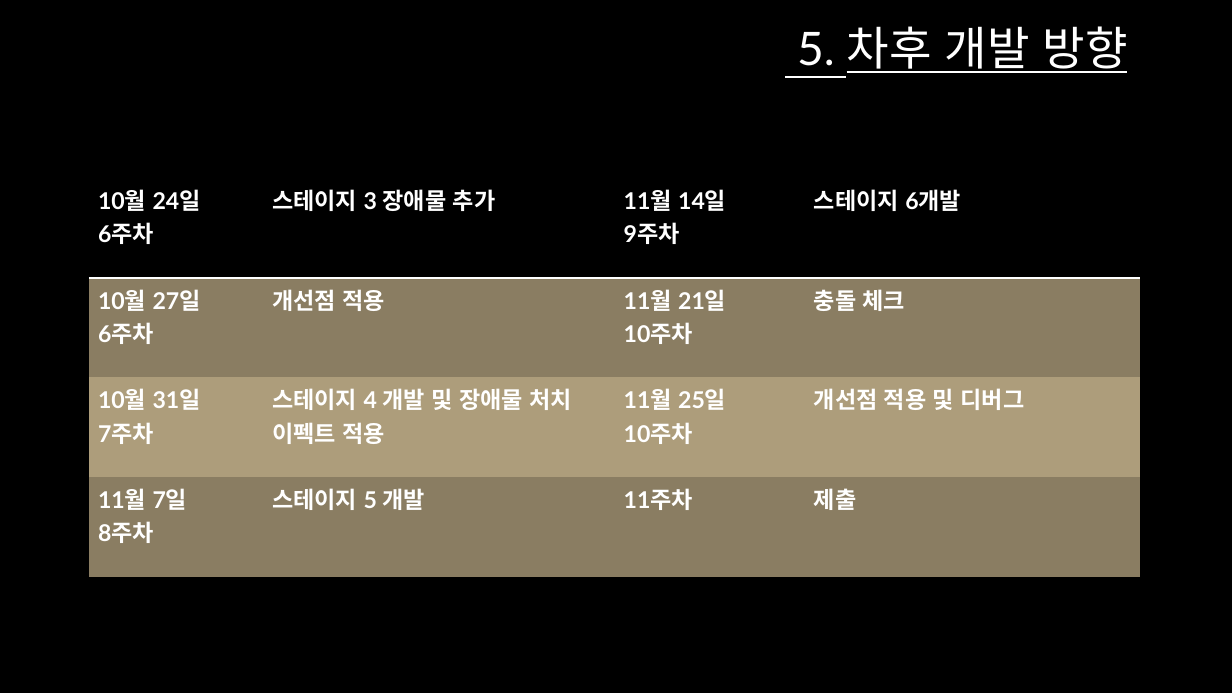
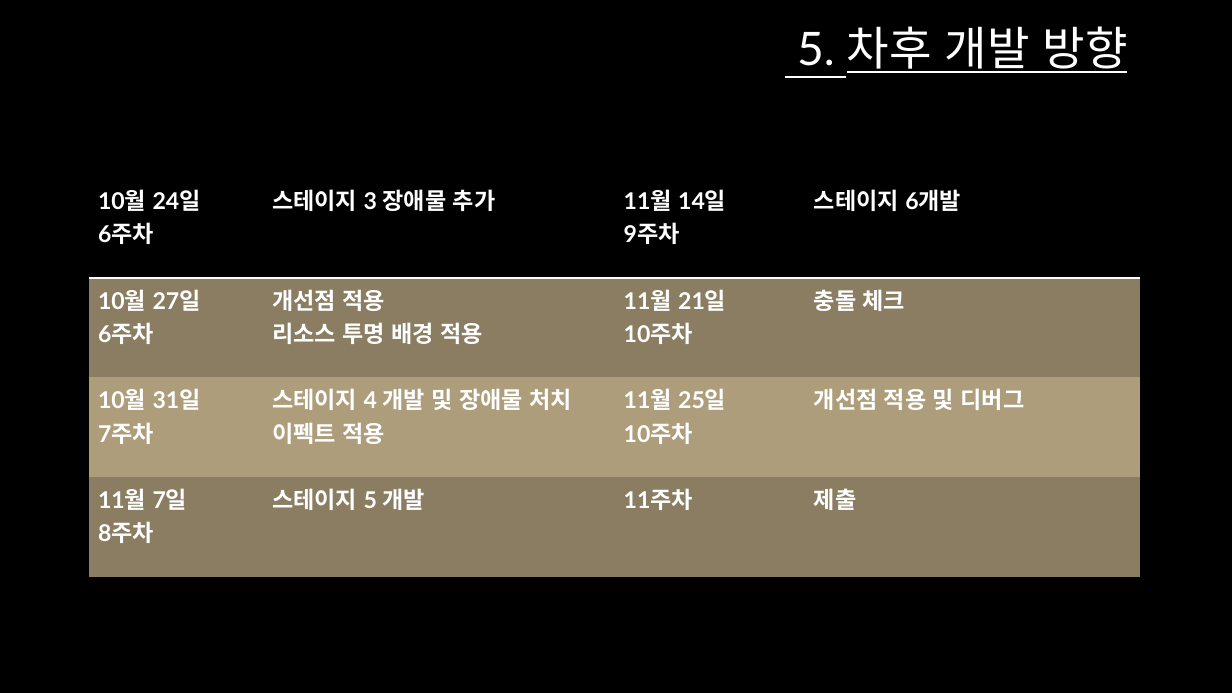
Before and after one commit to jee599/2D_TeamProject, a slide deck: slide 9 of Nom 2017/2DGP 2차발표.pptx. Drawn at 1232x693 pixels with LibreOffice and Linux fonts; fonts in the diff are those of the drawing; background and template pictures are left out. Boxes give left, top, right and bottom in pixels: in the first picture for what was removed or moved away, otherwise in the second. Text is boxed around its words. In the diff, an @@ line names an element or a change of style, - is before the commit and + after.

```diff
--- a/Nom 2017/2DGP 2차발표.pptx
+++ b/Nom 2017/2DGP 2차발표.pptx
@@ table at (89,178,1141,578) @@
-row 2, column 2: 개선점 적용
+row 2, column 2: 개선점 적용 / 리소스 투명 배경 적용
```
Also in this commit, not shown: 4 other slides changed, 1 other file.
